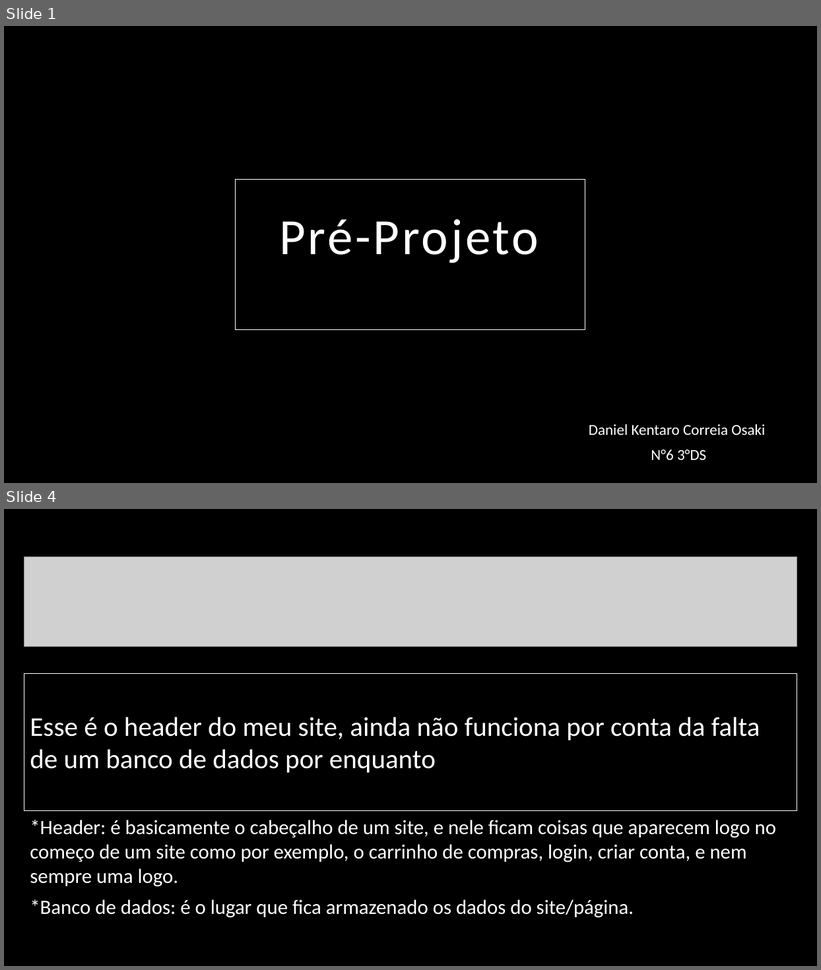
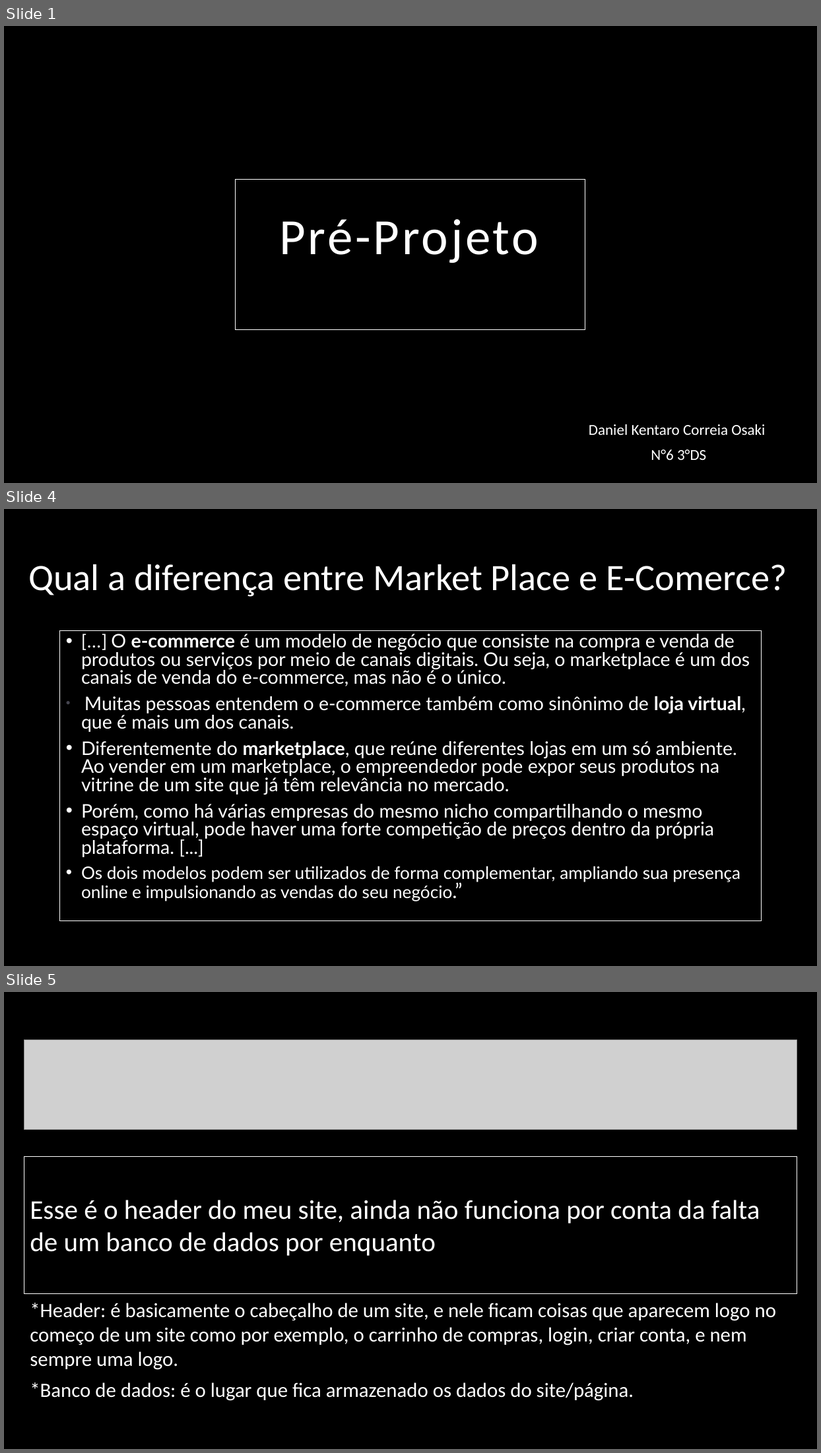
Before and after one commit to DANIELKENTARO/3-ano-analise, a slide deck: Pré-Projeto.pptx. Shown one above the other, each under a label of ours: slides 1 and 4 before the commit, slides 1, 4 and 5 after it; the slides between them are not shown. The pictures are 821x970 and 821x1453 pixels, drawn with LibreOffice and Linux fonts; fonts in the diff are those of the drawing; grey boxes stand for pictures. Boxes give left, top, right and bottom in pixels: in the first picture for what was removed or moved away, otherwise in the second. Text is boxed around its words. In the diff, an @@ line names an element or a change of style, - is before the commit and + after.

```diff
--- a/Pré-Projeto.pptx
+++ b/Pré-Projeto.pptx
@@ slide 4 added at box(4, 509, 817, 966), background #000000 @@
@@ title added at box(28, 564, 787, 597), 44 pt, text #FFFFFF @@
+Qual a diferença entre Market Place e E-Comerce?
@@ text added at box(60, 631, 762, 921), outline #FFFFFF 0.75 pt, 22.2 pt, text #FFFFFF @@
+• [...] O e-commerce é um modelo de negócio que consiste na compra e venda de produtos ou serviços por meio de canais digitais. Ou seja, o marketplace é um dos canais de venda do e-commerce, mas não é o único.
+• Muitas pessoas entendem o e-commerce também como sinônimo de loja virtual, que é mais um dos canais.
+• Diferentemente do marketplace, que reúne diferentes lojas em um só ambiente. Ao vender em um marketplace, o empreendedor pode expor seus produtos na vitrine de um site que já têm relevância no mercado.
+• Porém, como há várias empresas do mesmo nicho compartilhando o mesmo espaço virtual, pode haver uma forte competição de preços dentro da própria plataforma. [...]
+• Os dois modelos podem ser utilizados de forma complementar, ampliando sua presença online e impulsionando as vendas do seu negócio.”
@@ what was slide 4 is now slide 5 @@
```
Also in this commit, not shown: 2 slides changed.
